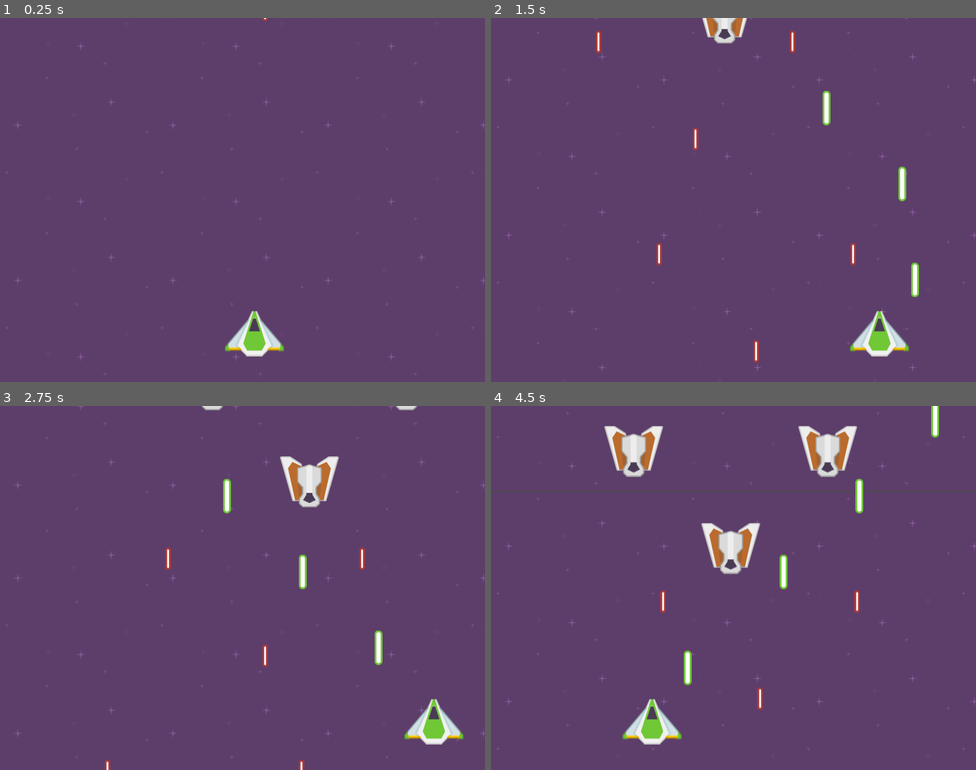
Above: before the commit, frames 1-4 (two rows, left to right).
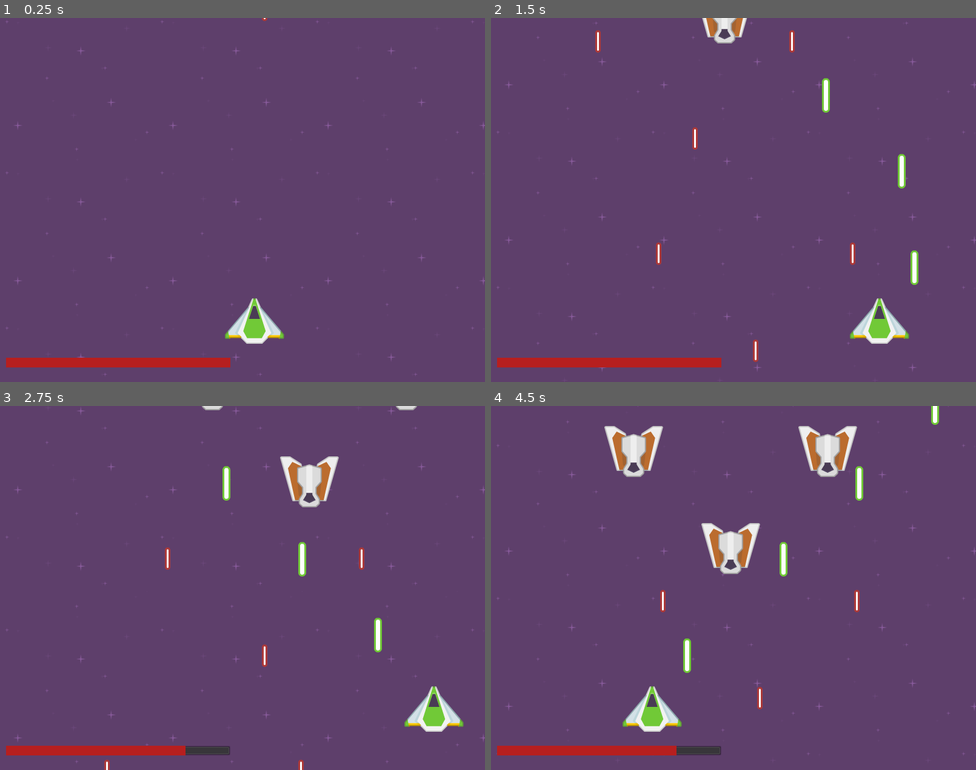
Above: after the commit, the same moments.

Repository: reyabreu/space-attack
Game: Godot game, scene res://scenes/Main.tscn
Same seed, same stepped clock (60 frames per second), same inputs: the game is played once before the commit and once after it. Sound files missing from this copy of the repository are replaced by a short silence.
Inputs:
- Up to frame 1 (0.25 s): no input
- Up to frame 2 (1.5 s): hold Right (player_right) 0.53-1.28 s; hold Ctrl (player_shoot) 0.53-1.28 s; hold Left (player_left) from 1.28 s (still down); tap Ctrl (player_shoot) at 1.35 s
- Up to frame 3 (2.75 s): release Left (player_left) at 2.03 s; hold Right (player_right) from 2.03 s (still down); hold Ctrl (player_shoot) from 2.03 s (still down)
- Up to frame 4 (4.5 s): release Ctrl (player_shoot) at 2.78 s; tap Ctrl (player_shoot) at 2.85, 4.35 s; release Right (player_right) at 3.53 s; hold Ctrl (player_shoot) 3.53-4.28 s; hold Left (player_left) from 3.53 s (still down)

The runs differ from the first frame. In frame 1, 2.4% of the frame differs, in the area x 1-98%, y 0-96%; in frame 2, 3.2%; in frame 3, 3.1%; in frame 4, 3.6%, in the area x 0-100%, y 0-96%.

Commit message:
added sound effects

Diff:
--- a/project.godot
+++ b/project.godot
@@ -17,6 +17,8 @@
 [display]
 
 window/size/width=800
+window/stretch/mode="2d"
+window/stretch/aspect="keep"
 
 [input]
 
@@ -35,4 +37,6 @@
 
 [rendering]
 
+quality/intended_usage/framebuffer_allocation=0
+quality/2d/use_pixel_snap=true
 environment/default_environment="res://default_env.tres"
--- a/scenes/Background.tscn
+++ b/scenes/Background.tscn
@@ -12,10 +12,83 @@
 "_edit_group_": true
 }
 
-[node name="BottomBackground" type="Node2D" parent="." index="0"]
+[node name="TopBackground" type="Node2D" parent="." index="0"]
+
+editor/display_folded = true
+position = Vector2( 0, -760 )
+_sections_unfolded = [ "Z Index" ]
+__meta__ = {
+"_edit_group_": true
+}
+
+[node name="Sprite" type="Sprite" parent="TopBackground" index="0"]
+
+position = Vector2( 128, 128 )
+texture = ExtResource( 2 )
+_sections_unfolded = [ "Transform", "Z Index" ]
+
+[node name="Sprite7" type="Sprite" parent="TopBackground" index="1"]
+
+position = Vector2( 128, 384 )
+texture = ExtResource( 2 )
+
+[node name="Sprite12" type="Sprite" parent="TopBackground" index="2"]
+
+position = Vector2( 128, 640 )
+texture = ExtResource( 2 )
+
+[node name="Sprite2" type="Sprite" parent="TopBackground" index="3"]
+
+position = Vector2( 384, 128 )
+texture = ExtResource( 2 )
+
+[node name="Sprite6" type="Sprite" parent="TopBackground" index="4"]
+
+position = Vector2( 384, 384 )
+texture = ExtResource( 2 )
+
+[node name="Sprite11" type="Sprite" parent="TopBackground" index="5"]
+
+position = Vector2( 384, 640 )
+texture = ExtResource( 2 )
+
+[node name="Sprite3" type="Sprite" parent="TopBackground" index="6"]
+
+position = Vector2( 640, 128 )
+texture = ExtResource( 2 )
+
+[node name="Sprite8" type="Sprite" parent="TopBackground" index="7"]
+
+position = Vector2( 640, 384 )
+texture = ExtResource( 2 )
+
+[node name="Sprite9" type="Sprite" parent="TopBackground" index="8"]
+
+position = Vector2( 640, 640 )
+texture = ExtResource( 2 )
+
+[node name="Sprite4" type="Sprite" parent="TopBackground" index="9"]
+
+position = Vector2( 896, 128 )
+texture = ExtResource( 2 )
+
+[node name="Sprite5" type="Sprite" parent="TopBackground" index="10"]
+
+position = Vector2( 896, 384 )
+texture = ExtResource( 2 )
+
+[node name="Sprite10" type="Sprite" parent="TopBackground" index="11"]
+
+position = Vector2( 896, 640 )
+texture = ExtResource( 2 )
+
+[node name="BottomBackground" type="Node2D" parent="." index="1"]
 
 editor/display_folded = true
 _sections_unfolded = [ "Z Index" ]
+__meta__ = {
+"_edit_group_": true
+}
 
 [node name="Sprite" type="Sprite" parent="BottomBackground" index="0"]
 
@@ -76,69 +149,3 @@
 
 position = Vector2( 896, 640 )
 texture = ExtResource( 2 )
-
-[node name="TopBackground" type="Node2D" parent="." index="1"]
-
-editor/display_folded = true
-position = Vector2( 0, -768 )
-_sections_unfolded = [ "Z Index" ]
-
-[node name="Sprite" type="Sprite" parent="TopBackground" index="0"]
-
-position = Vector2( 128, 128 )
-texture = ExtResource( 2 )
-
-[node name="Sprite7" type="Sprite" parent="TopBackground" index="1"]
-
-position = Vector2( 128, 384 )
-texture = ExtResource( 2 )
-
-[node name="Sprite12" type="Sprite" parent="TopBackground" index="2"]
-
-position = Vector2( 128, 640 )
-texture = ExtResource( 2 )
-
-[node name="Sprite2" type="Sprite" parent="TopBackground" index="3"]
-
-position = Vector2( 384, 128 )
-texture = ExtResource( 2 )
-
-[node name="Sprite6" type="Sprite" parent="TopBackground" index="4"]
-
-position = Vector2( 384, 384 )
-texture = ExtResource( 2 )
-
-[node name="Sprite11" type="Sprite" parent="TopBackground" index="5"]
-
-position = Vector2( 384, 640 )
-texture = ExtResource( 2 )
-
-[node name="Sprite3" type="Sprite" parent="TopBackground" index="6"]
-
-position = Vector2( 640, 128 )
-texture = ExtResource( 2 )
-
-[node name="Sprite8" type="Sprite" parent="TopBackground" index="7"]
-
-position = Vector2( 640, 384 )
-texture = ExtResource( 2 )
-
-[node name="Sprite9" type="Sprite" parent="TopBackground" index="8"]
-
-position = Vector2( 640, 640 )
-texture = ExtResource( 2 )
-
-[node name="Sprite4" type="Sprite" parent="TopBackground" index="9"]
-
-position = Vector2( 896, 128 )
-texture = ExtResource( 2 )
-
-[node name="Sprite5" type="Sprite" parent="TopBackground" index="10"]
-
-position = Vector2( 896, 384 )
-texture = ExtResource( 2 )
-
-[node name="Sprite10" type="Sprite" parent="TopBackground" index="11"]
-
-position = Vector2( 896, 640 )
-texture = ExtResource( 2 )
--- a/scenes/Enemy.tscn
+++ b/scenes/Enemy.tscn
@@ -1,8 +1,10 @@
-[gd_scene load_steps=5 format=2]
+[gd_scene load_steps=7 format=2]
 
 [ext_resource path="res://scripts/Enemy.gd" type="Script" id=1]
-[ext_resource path="res://scenes/EnemyProjectile.tscn" type="PackedScene" id=2]
-[ext_resource path="res://sprites/enemyRed5.png" type="Texture" id=3]
+[ext_resource path="res://audio/ShootEnemy.wav" type="AudioStream" id=2]
+[ext_resource path="res://audio/Explosion.wav" type="AudioStream" id=3]
+[ext_resource path="res://scenes/EnemyProjectile.tscn" type="PackedScene" id=4]
+[ext_resource path="res://sprites/enemyRed5.png" type="Texture" id=5]
 
 [sub_resource type="RectangleShape2D" id=1]
 
@@ -24,13 +26,15 @@
 __meta__ = {
 "_edit_group_": true
 }
+shoot_audio = ExtResource( 2 )
+explosion_audio = ExtResource( 3 )
 speed = 50
 health = 30
-projectile = ExtResource( 2 )
+projectile = ExtResource( 4 )
 
 [node name="Sprite" type="Sprite" parent="." index="0"]
 
-texture = ExtResource( 3 )
+texture = ExtResource( 5 )
 
 [node name="CollisionShape2D" type="CollisionShape2D" parent="." index="1"]
 
@@ -47,4 +51,16 @@
 
 position = Vector2( 0, 30 )
 
+[node name="Audio" type="AudioStreamPlayer2D" parent="." index="4"]
+
+stream = null
+volume_db = 0.0
+pitch_scale = 1.0
+autoplay = false
+max_distance = 2000.0
+attenuation = 1.0
+bus = "Master"
+area_mask = 1
+_sections_unfolded = [ "Material", "Visibility" ]
+
 [connection signal="timeout" from="ShootTimer" to="." method="_on_Timer_timeout"]
--- /dev/null
+++ b/scenes/HUD.tscn
@@ -0,0 +1,111 @@
+[gd_scene load_steps=5 format=2]
+
+[ext_resource path="res://scripts/HUD.gd" type="Script" id=1]
+[ext_resource path="res://fonts/Xolonium-Regular.ttf" type="DynamicFontData" id=2]
+
+[sub_resource type="DynamicFont" id=1]
+
+size = 64
+use_mipmaps = false
+use_filter = false
+font_data = ExtResource( 2 )
+_sections_unfolded = [ "Extra Spacing", "Font", "Font/fallback", "Resource", "Settings" ]
+
+[sub_resource type="StyleBoxFlat" id=2]
+
+content_margin_left = -1.0
+content_margin_right = -1.0
+content_margin_top = -1.0
+content_margin_bottom = -1.0
+bg_color = Color( 0.713726, 0.121569, 0.121569, 1 )
+draw_center = true
+border_width_left = 0
+border_width_top = 0
+border_width_right = 0
+border_width_bottom = 0
+border_color = Color( 0.694118, 0.545098, 0.545098, 1 )
+border_blend = false
+corner_radius_top_left = 0
+corner_radius_top_right = 0
+corner_radius_bottom_right = 0
+corner_radius_bottom_left = 0
+corner_detail = 8
+expand_margin_left = 0.0
+expand_margin_right = 0.0
+expand_margin_top = 0.0
+expand_margin_bottom = 0.0
+shadow_color = Color( 0, 0, 0, 0.6 )
+shadow_size = 0
+anti_aliasing = true
+anti_aliasing_size = 1
+_sections_unfolded = [ "Anti Aliasing", "Border", "Border Width", "Content Margin", "Corner Radius", "Expand Margin", "Resource", "Shadow" ]
+
+[node name="HUD" type="CanvasLayer" index="0"]
+
+layer = 1
+offset = Vector2( 0, 0 )
+rotation = 0.0
+scale = Vector2( 1, 1 )
+transform = Transform2D( 1, 0, 0, 1, 0, 0 )
+script = ExtResource( 1 )
+
+[node name="MessageLabel" type="Label" parent="." index="0"]
+
+anchor_left = 0.5
+anchor_top = 0.5
+anchor_right = 0.5
+anchor_bottom = 0.5
+margin_left = -285.0
+margin_top = -155.0
+margin_right = 285.0
+margin_bottom = 155.0
+rect_pivot_offset = Vector2( 0, 0 )
+rect_clip_content = false
+mouse_filter = 2
+mouse_default_cursor_shape = 0
+size_flags_horizontal = 1
+size_flags_vertical = 4
+custom_fonts/font = SubResource( 1 )
+text = "Space Attack!"
+align = 1
+valign = 1
+percent_visible = 1.0
+lines_skipped = 0
+max_lines_visible = -1
+_sections_unfolded = [ "Anchor", "Focus", "Grow Direction", "Hint", "Margin", "Material", "Mouse", "Pause", "Rect", "Size Flags", "Theme", "Visibility", "custom_colors", "custom_constants", "custom_fonts", "custom_styles" ]
+
+[node name="HealthBar" type="ProgressBar" parent="." index="1"]
+
+anchor_left = 0.0
+anchor_top = 1.0
+anchor_right = 0.0
+anchor_bottom = 1.0
+margin_left = 10.0
+margin_top = -40.0
+margin_right = 380.0
+margin_bottom = -24.0
+rect_pivot_offset = Vector2( 0, 0 )
+rect_clip_content = false
+mouse_filter = 0
+mouse_default_cursor_shape = 0
+size_flags_horizontal = 1
+size_flags_vertical = 0
+custom_styles/fg = SubResource( 2 )
+min_value = 0.0
+max_value = 100.0
+step = 1.0
+page = 0.0
+value = 50.0
+exp_edit = false
+rounded = false
+percent_visible = false
+_sections_unfolded = [ "Anchor", "Focus", "Grow Direction", "Hint", "Margin", "Material", "Mouse", "Pause", "Percent", "Rect", "Size Flags", "Theme", "Visibility", "custom_colors", "custom_fonts", "custom_styles" ]
+
+[node name="MessageTimer" type="Timer" parent="." index="2"]
+
+process_mode = 1
+wait_time = 2.0
+one_shot = true
+autostart = false
+
+[connection signal="timeout" from="MessageTimer" to="." method="_on_MessageTimer_timeout"]
--- a/scenes/Main.tscn
+++ b/scenes/Main.tscn
@@ -1,24 +1,31 @@
-[gd_scene load_steps=6 format=2]
+[gd_scene load_steps=7 format=2]
 
-[ext_resource path="res://scenes/Background.tscn" type="PackedScene" id=1]
-[ext_resource path="res://scenes/Player.tscn" type="PackedScene" id=2]
-[ext_resource path="res://scenes/PlayerProjectile.tscn" type="PackedScene" id=3]
+[ext_resource path="res://scripts/Main.gd" type="Script" id=1]
+[ext_resource path="res://scenes/Background.tscn" type="PackedScene" id=2]
+[ext_resource path="res://scenes/Player.tscn" type="PackedScene" id=3]
 [ext_resource path="res://scripts/Spawner.gd" type="Script" id=4]
 [ext_resource path="res://scenes/Formation.tscn" type="PackedScene" id=5]
+[ext_resource path="res://scenes/HUD.tscn" type="PackedScene" id=6]
 
-[node name="Main" type="Node"]
+[node name="Main" type="Node" index="0"]
 
-[node name="Background" parent="." index="0" instance=ExtResource( 1 )]
+script = ExtResource( 1 )
 
-[node name="Player" parent="." index="1" instance=ExtResource( 2 )]
+[node name="Background" parent="." index="0" instance=ExtResource( 2 )]
 
-position = Vector2( 420, 520 )
+[node name="Player" parent="." index="1" instance=ExtResource( 3 )]
+
+position = Vector2( 420, 500 )
 z_index = -5
-_sections_unfolded = [ "Transform", "Z Index" ]
-projectile = ExtResource( 3 )
 health = 100
 
 [node name="Spawner" type="Node" parent="." index="2"]
 
 script = ExtResource( 4 )
 formation = ExtResource( 5 )
+
+[node name="HUD" parent="." index="3" instance=ExtResource( 6 )]
+
+[connection signal="player_hit" from="Player" to="." method="_on_Player_player_hit"]
+
+[connection signal="empty_health" from="HUD" to="." method="_on_HUD_empty_health"]
--- a/scenes/Player.tscn
+++ b/scenes/Player.tscn
@@ -1,15 +1,16 @@
-[gd_scene load_steps=5 format=2]
+[gd_scene load_steps=6 format=2]
 
 [ext_resource path="res://scripts/Player.gd" type="Script" id=1]
 [ext_resource path="res://scenes/PlayerProjectile.tscn" type="PackedScene" id=2]
 [ext_resource path="res://sprites/playerShip3_green.png" type="Texture" id=3]
+[ext_resource path="res://audio/ShootPlayer.wav" type="AudioStream" id=4]
 
 [sub_resource type="CircleShape2D" id=1]
 
 custom_solver_bias = 0.0
 radius = 39.756
 
-[node name="Player" type="KinematicBody2D" index="0"]
+[node name="Player" type="KinematicBody2D"]
 
 input_pickable = false
 collision_layer = 1
@@ -51,6 +52,17 @@
 one_shot = true
 autostart = false
 
+[node name="Audio" type="AudioStreamPlayer2D" parent="." index="5"]
+
+stream = ExtResource( 4 )
+volume_db = 0.0
+pitch_scale = 1.0
+autoplay = false
+max_distance = 2000.0
+attenuation = 1.0
+bus = "Master"
+area_mask = 1
+
 [connection signal="timeout" from="ShootTimer" to="." method="_on_Timer_timeout"]
 
 [connection signal="timeout" from="RestartTimer" to="." method="_on_RestartTimer_timeout"]
--- a/scripts/Background.gd
+++ b/scripts/Background.gd
@@ -18,5 +18,5 @@
 	bottom.position.y += MOVE_SPEED * delta
 	if top.position.y >= bottom_position + OFFSET:
 		top.position.y = top_position
-	elif bottom.position.y >= bottom_position + OFFSET:
+	if bottom.position.y >= bottom_position + OFFSET:
 		bottom.position.y = top_position
--- a/scripts/Enemy.gd
+++ b/scripts/Enemy.gd
@@ -5,6 +5,10 @@
 onready var shoot_timer = $ShootTimer
 onready var collision_shape = $CollisionShape2D
 onready var cannon_position = $CannonPosition
+onready var audio = $Audio
+
+export (AudioStreamSample) var shoot_audio
+export (AudioStreamSample) var explosion_audio
 
 export (int) var speed = 50
 export (int) var health = 30
@@ -13,6 +17,9 @@
 var is_dead = false
 var can_shoot = true
 
+func _ready():
+	audio.stream = shoot_audio
+
 func _process(delta):
 	if can_shoot and !is_dead:
 		_shoot()
@@ -20,9 +27,11 @@
 func _shoot():
 	var new_projectile = projectile.instance()
 	new_projectile.position = get_global_transform() * cannon_position.position
-	get_tree().get_root().add_child(new_projectile)
+	#get_tree().get_root().add_child(new_projectile)
+	get_parent().get_parent().add_child(new_projectile)
 	can_shoot = false
 	shoot_timer.start()
+	audio.play()
 
 func _on_Timer_timeout():
 	can_shoot = true
@@ -31,6 +40,9 @@
 	health -= damage
 	if health <= 0:
 		is_dead = true
+		audio.stream = explosion_audio
 		collision_shape.queue_free()
 		hide()
+		audio.play()
+		yield(audio, "finished")
 		emit_signal("on_defeated")
--- /dev/null
+++ b/scripts/HUD.gd
@@ -0,0 +1,28 @@
+extends CanvasLayer
+
+onready var health_bar = $HealthBar
+onready var message_label = $MessageLabel
+onready var message_timer = $MessageTimer
+
+signal empty_health
+signal message_shown
+
+func show_message(text):
+	message_label.text = text
+	message_label.show()
+	message_timer.start()
+
+func _on_MessageTimer_timeout():
+	message_label.hide()
+	emit_signal("message_shown")
+
+func reset_health():
+	health_bar.value = health_bar.max_value
+
+func set_maximum_health(maximum_health):
+	health_bar.max_value = maximum_health
+
+func set_health(health):
+	health_bar.value = health
+	if health_bar.value <= health_bar.min_value:
+		emit_signal("empty_health")
--- /dev/null
+++ b/scripts/Main.gd
@@ -0,0 +1,15 @@
+extends Node
+
+onready var hud = $HUD
+onready var player = $Player
+
+func _ready():
+	hud.set_maximum_health(player.health)
+	hud.reset_health()
+	hud.show_message("Space Attack!")
+
+func _on_Player_player_hit():
+	hud.set_health(player.health)
+
+func _on_HUD_empty_health():
+	hud.show_message("Game Over!")
--- a/scripts/Player.gd
+++ b/scripts/Player.gd
@@ -11,6 +11,9 @@
 onready var cannon_position = $CannonPosition
 onready var collision_shape = $CollisionShape2D
 onready var restart_timer = $RestartTimer
+onready var audio = $Audio
+
+signal player_hit
 
 var screen_width
 var player_deadband
@@ -21,8 +24,6 @@
 	player_deadband = (sprite.texture.get_width() * scale.x) / 2 + OFFSET
 
 func _process(delta):
-	if not is_visible_in_tree():
-		return
 	if Input.is_action_pressed("player_left"):
 		position.x -= SPEED * delta
 	elif Input.is_action_pressed("player_right"):
@@ -34,6 +35,7 @@
 		get_parent().add_child(new_projectile)
 		can_shoot = false;
 		shoot_timer.start()
+		audio.play()
 		print("projectile [%d] at pos: %s" % [new_projectile.get_instance_id(), new_projectile.position])
 
 	position.x = clamp(position.x, player_deadband, screen_width - player_deadband)
@@ -44,12 +46,12 @@
 
 func add_damage(damage):
 	health -= damage
+	emit_signal("player_hit")
 	if health <= 0:
 		collision_shape.disabled = true
 		hide()
+		set_process(false)
 		restart_timer.start()
 
 func _on_RestartTimer_timeout():
-	health = 20
-	show()
-	collision_shape.disabled = false
+	get_tree().reload_current_scene()
